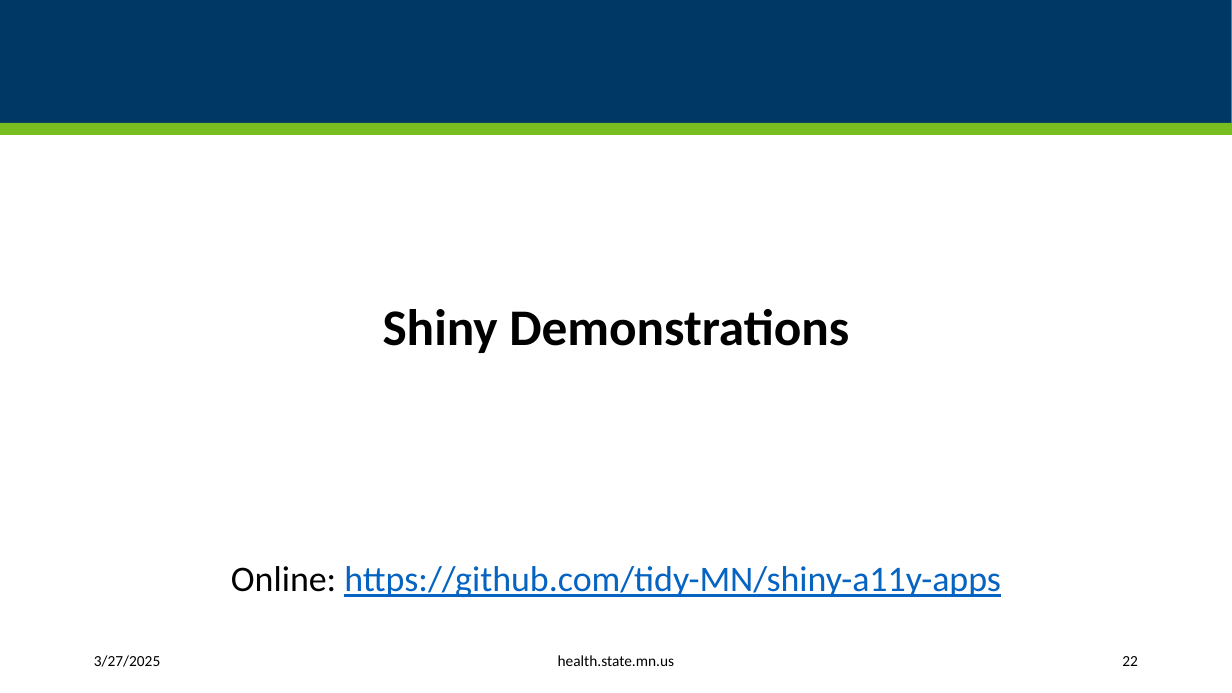
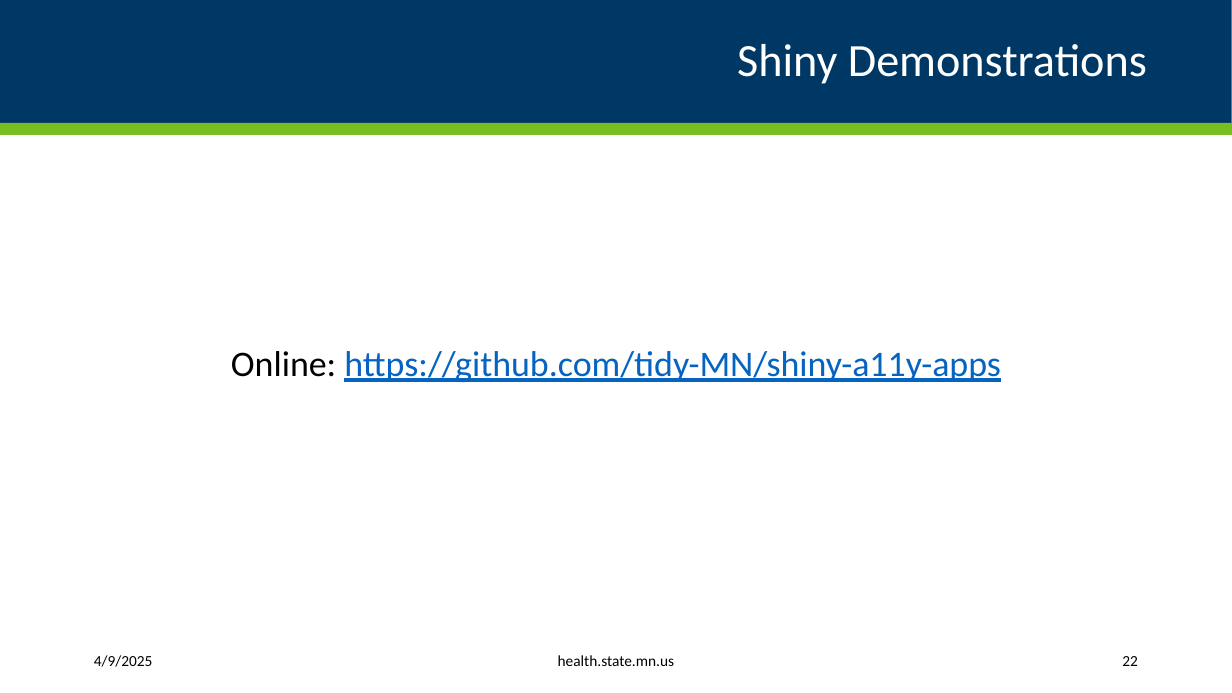
Before and after one commit to ajstamm/shiny-a11y-app, a slide deck: slide 22 of presentation scripts/ShinyConf Presentation 2025.pptx. Drawn at 1232x693 pixels with LibreOffice and Linux fonts; fonts in the diff are those of the drawing. Boxes give left, top, right and bottom in pixels: in the first picture for what was removed or moved away, otherwise in the second. Text is boxed around its words. In the diff, an @@ line names an element or a change of style, - is before the commit and + after.

```diff
--- a/presentation scripts/ShinyConf Presentation 2025.pptx
+++ b/presentation scripts/ShinyConf Presentation 2025.pptx
@@ title added at [737, 44, 1147, 84], 36 pt, text #FFFFFF @@
+Shiny Demonstrations
@@ text at [383, 309, 849, 353]: paragraph removed @@
-Shiny Demonstrations
@@ text at [94, 655, 153, 667]: text changed @@
-3/27/2025
+4/9/2025
```
Also in this commit, not shown: 19 other slides changed, 3 other files.
